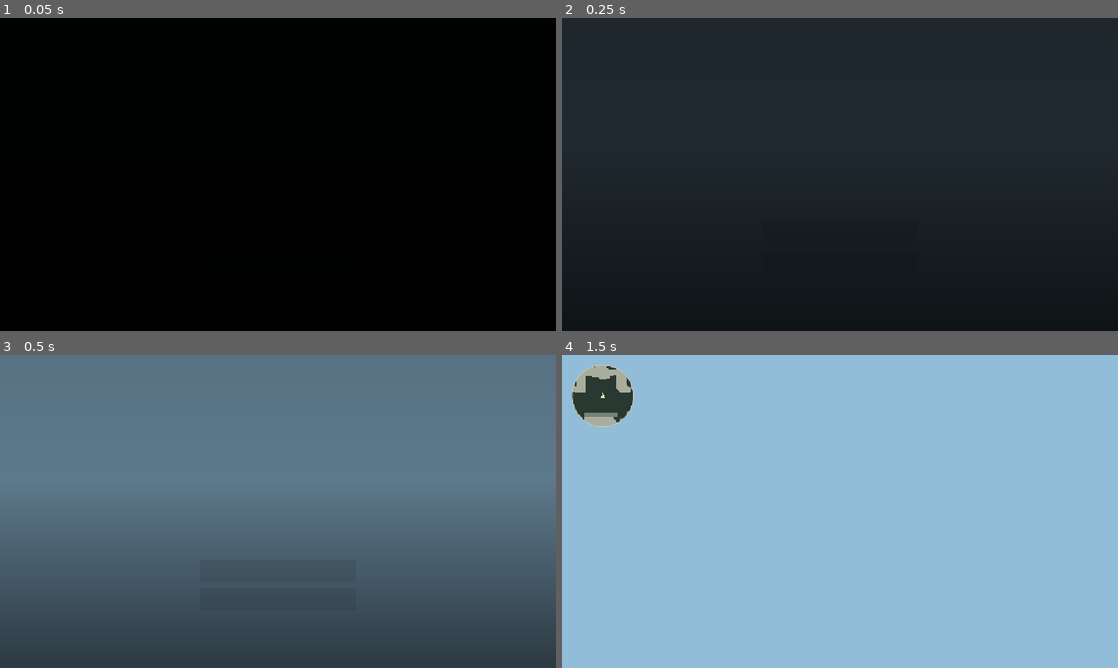
Above: before the commit, frames 1-4 (two rows, left to right).
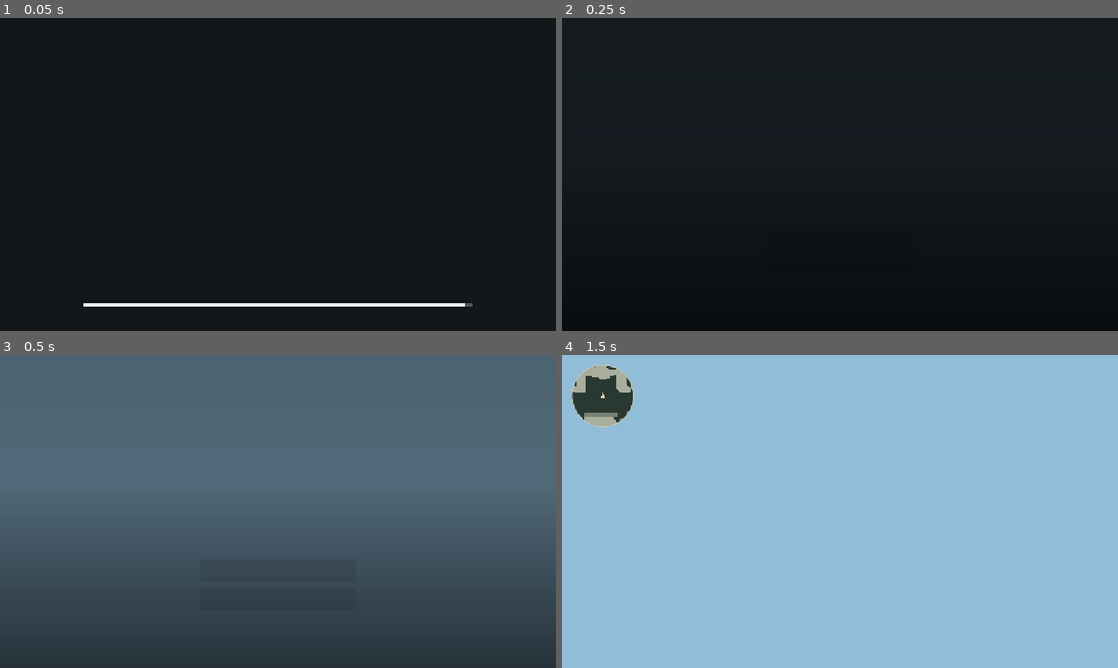
Above: after the commit, the same moments.

Repository: saurlax/dlut-online
Game: Godot game, scene res://scenes/main.tscn
The game is run twice, just before and just after one commit, with the same random seed, the same clock (stepped at 60 frames per second) and the same inputs.
Inputs (mouse positions are in pixels of both pictures, inside the frame that each line leads up to):
- Up to frame 1 (0.05 s): no input
- Up to frame 2 (0.25 s): no input
- Up to frame 3 (0.5 s): no input
- Up to frame 4 (1.5 s): tap Enter at 0.5 s; move the mouse to (962, 495) at 0.52 s; hold D 0.53-1.25 s; tap Shift at 0.6 s; click (962, 495) at 0.67 s; tap Space at 0.77 s; click "单人模式" at 1.25 s

The runs differ from the first frame. In frame 1, 0.8% of the frame differs, in the area x 15-85%, y 91-93%; in frame 2, less than 0.1%; in frame 3, less than 0.1%; in frame 4, nothing differs.
Error in both runs: Cannot call method 'get_node' on a null value. (res://scripts/shared/campus_collision.gd:12)

Commit message:
feat(game): show startup progress until menu backdrop is ready

Diff:
--- a/apps/game/scenes/ui/login_menu.tscn
+++ b/apps/game/scenes/ui/login_menu.tscn
@@ -11,6 +11,12 @@
 gradient = SubResource("ShadeGradient")
 fill_from = Vector2(0, 0)
 fill_to = Vector2(0, 1)
+
+[sub_resource type="StyleBoxFlat" id="LoadingTrack"]
+bg_color = Color(0.3, 0.34, 0.36, 1)
+
+[sub_resource type="StyleBoxFlat" id="LoadingFill"]
+bg_color = Color(0.92, 0.95, 0.96, 1)
 
 [node name="Menu" type="ColorRect"]
 anchors_preset = 15
@@ -172,3 +178,66 @@
 mouse_default_cursor_shape = 2
 text = "没有账号？先去 dlut.online 注册"
 uri = "https://dlut.online/register"
+
+[node name="StartupLoading" type="ColorRect" parent="."]
+visible = false
+layout_mode = 1
+anchors_preset = 15
+anchor_right = 1.0
+anchor_bottom = 1.0
+grow_horizontal = 2
+grow_vertical = 2
+color = Color(0.07, 0.09, 0.1, 1)
+
+[node name="Title" type="Label" parent="StartupLoading"]
+layout_mode = 1
+anchor_left = 0.5
+anchor_top = 0.5
+anchor_right = 0.5
+anchor_bottom = 0.5
+offset_left = -200.0
+offset_top = -32.0
+offset_right = 200.0
+offset_bottom = 32.0
+grow_horizontal = 2
+grow_vertical = 2
+theme_override_font_sizes/font_size = 40
+text = "DLUT Online"
+horizontal_alignment = 1
+
+[node name="Progress" type="ProgressBar" parent="StartupLoading"]
+layout_mode = 1
+anchor_left = 0.15
+anchor_top = 1.0
+anchor_right = 0.85
+anchor_bottom = 1.0
+offset_top = -64.0
+offset_bottom = -56.0
+show_percentage = false
+mouse_filter = 2
+theme_override_styles/background = SubResource("LoadingTrack")
+theme_override_styles/fill = SubResource("LoadingFill")
+
+[node name="Status" type="Label" parent="StartupLoading"]
+layout_mode = 1
+anchor_left = 0.15
+anchor_top = 1.0
+anchor_right = 0.85
+anchor_bottom = 1.0
+offset_top = -106.0
+offset_bottom = -76.0
+text = "加载中"
+horizontal_alignment = 1
+
+[node name="Retry" type="Button" parent="StartupLoading"]
+visible = false
+layout_mode = 1
+anchor_left = 0.5
+anchor_top = 0.5
+anchor_right = 0.5
+anchor_bottom = 0.5
+offset_left = -80.0
+offset_top = 60.0
+offset_right = 80.0
+offset_bottom = 108.0
+text = "重试"
--- a/apps/game/scripts/client/menu_cover.gd
+++ b/apps/game/scripts/client/menu_cover.gd
@@ -15,6 +15,8 @@
 var background_enabled := true
 var backdrop: Node3D
 var background_requested := false
+var loading := false
+var preparing := false
 
 func _ready() -> void:
 	resized.connect(_layout)
@@ -22,7 +24,8 @@
 	show_account_page(preview_page == 1)
 	if background_enabled:
 		if not Engine.is_editor_hint(): Engine.max_fps = 60
-		background_requested = ResourceLoader.load_threaded_request(BACKDROP_PATH) == OK
+		$StartupLoading/Retry.pressed.connect(_start_loading)
+		_start_loading()
 
 func _layout() -> void:
 	var factor: float = minf(size.x / 1280.0, size.y / 720.0)
@@ -30,15 +33,20 @@
 	$Composition.position = (size - Vector2(1280, 720) * factor) * 0.5
 
 func _process(delta: float) -> void:
-	if background_requested and ResourceLoader.load_threaded_get_status(BACKDROP_PATH) != ResourceLoader.THREAD_LOAD_IN_PROGRESS:
-		background_requested = false
-		var scene: PackedScene = ResourceLoader.load_threaded_get(BACKDROP_PATH)
-		if scene != null and background_enabled:
-			backdrop = scene.instantiate()
-			$Background/Viewport.add_child(backdrop)
-			backdrop.set_shot(preview_shot)
+	if background_requested:
+		var progress: Array = []
+		var status := ResourceLoader.load_threaded_get_status(BACKDROP_PATH, progress)
+		if not progress.is_empty():
+			$StartupLoading/Progress.value = maxf($StartupLoading/Progress.value, float(progress[0]) * 90.0)
+		if status != ResourceLoader.THREAD_LOAD_IN_PROGRESS:
+			background_requested = false
+			if status == ResourceLoader.THREAD_LOAD_LOADED:
+				_prepare_background()
+			else:
+				ResourceLoader.load_threaded_get(BACKDROP_PATH)
+				_loading_failed()
 	if is_instance_valid(backdrop):
-		if (not Engine.is_editor_hint() or animate_preview) and is_visible_in_tree():
+		if not loading and (not Engine.is_editor_hint() or animate_preview) and is_visible_in_tree():
 			backdrop.advance(delta)
 		$ShotFade.color.a = backdrop.fade_alpha() if not Engine.is_editor_hint() or animate_preview else 0.0
 
@@ -47,3 +55,45 @@
 	$ModalShade.visible = not authenticated
 	$Composition/Modes.visible = authenticated
 	$Composition/Form/Fields/AccountIdentity.text = "使用 DLUT Online 账号登录"
+
+func _start_loading() -> void:
+	if background_requested or preparing: return
+	loading = not Engine.is_editor_hint()
+	$StartupLoading.visible = loading
+	$Composition.visible = not loading
+	$StartupLoading/Progress.value = 0
+	$StartupLoading/Status.text = "加载中"
+	$StartupLoading/Retry.hide()
+	background_requested = ResourceLoader.load_threaded_request(BACKDROP_PATH) == OK
+	if not background_requested: _loading_failed()
+
+func _prepare_background() -> void:
+	preparing = true
+	$StartupLoading/Progress.value = 95
+	await get_tree().process_frame
+	var scene: PackedScene = ResourceLoader.load_threaded_get(BACKDROP_PATH)
+	if scene == null:
+		preparing = false
+		_loading_failed()
+		return
+	backdrop = scene.instantiate()
+	$Background/Viewport.add_child(backdrop)
+	backdrop.set_shot(preview_shot)
+	$StartupLoading/Progress.value = 98
+	# Keep the cover until the instantiated background has rendered, including GPU setup.
+	for frame in 2:
+		if DisplayServer.get_name() == "headless":
+			await get_tree().process_frame
+		else:
+			await RenderingServer.frame_post_draw
+	$StartupLoading/Progress.value = 100
+	await get_tree().process_frame
+	preparing = false
+	loading = false
+	$StartupLoading.hide()
+	$Composition.show()
+
+func _loading_failed() -> void:
+	preparing = false
+	$StartupLoading/Status.text = "加载失败，请重试"
+	$StartupLoading/Retry.show()
Not shown: 1 places in apps/game/scenes/ui/login_menu.tscn that only renumber resources
Not shown, changed: AGENTS.md
Not shown, changed: openspec/changes/account-only-login/specs/account-only-login/spec.md
Not shown, changed: openspec/changes/native-menu-theme/specs/native-menu-theme/spec.md
Not shown, added: openspec/changes/startup-loading-screen/proposal.md
Not shown, added: openspec/changes/startup-loading-screen/specs/startup-loading/spec.md
Not shown, added: openspec/changes/startup-loading-screen/tasks.md
